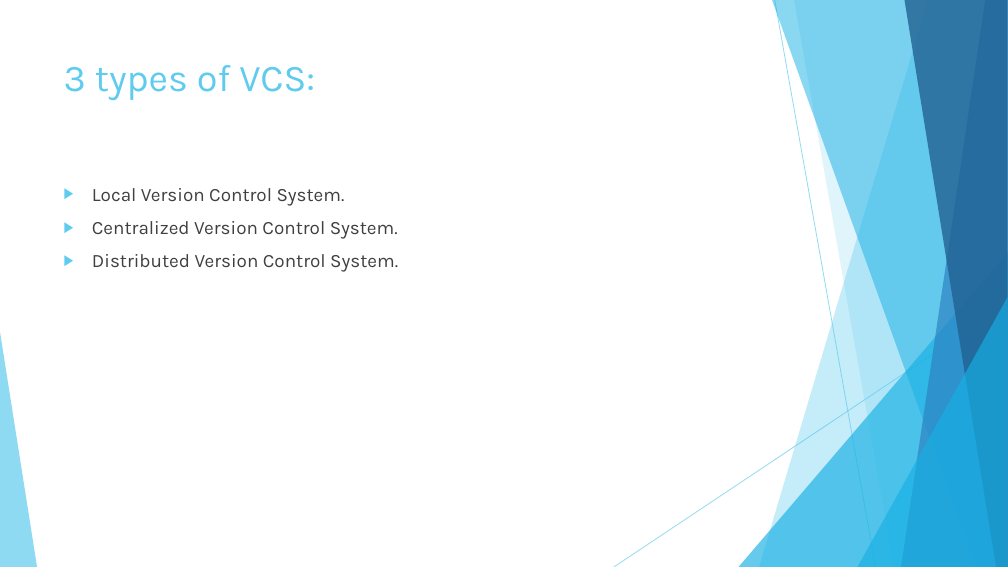
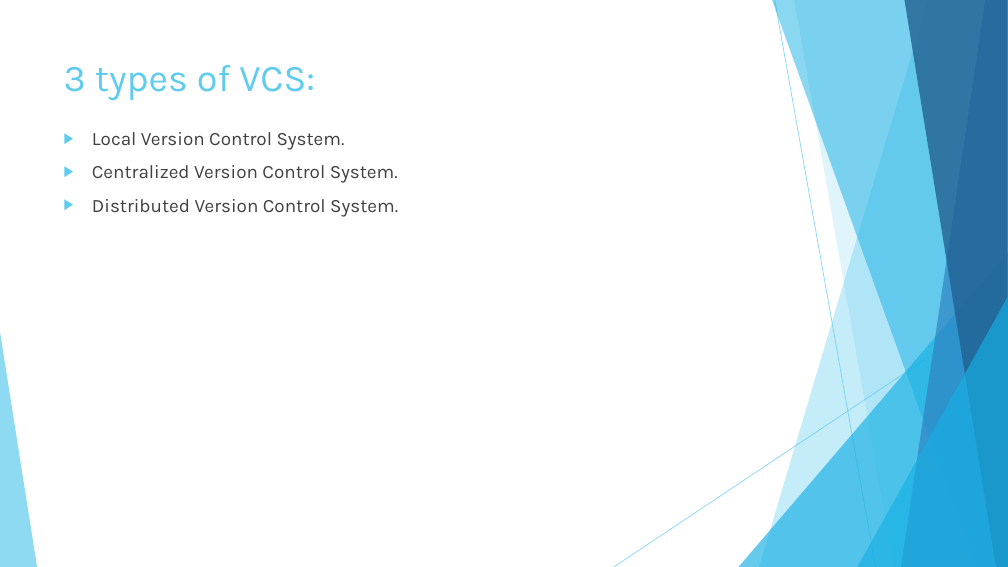
Before and after one commit to ComputerScience-Gang/Game-Project-Room-1-2018-2019, a slide deck: slide 3 of Lessons/Git User Manual.pptx. Drawn at 1008x567 pixels with LibreOffice and Linux fonts; fonts in the diff are those of the drawing. Boxes give left, top, right and bottom in pixels: in the first picture for what was removed or moved away, otherwise in the second. Text is boxed around its words. In the diff, an @@ line names an element or a change of style, - is before the commit and + after.

```diff
--- a/Lessons/Git User Manual.pptx
+++ b/Lessons/Git User Manual.pptx
@@ text "Local Version Control System.": place and size @@
-text "Local Version Control System." at (92,188,398,272)
+text "Local Version Control System." at (92,132,398,217)
```
Also in this commit, not shown: 1 other file.
